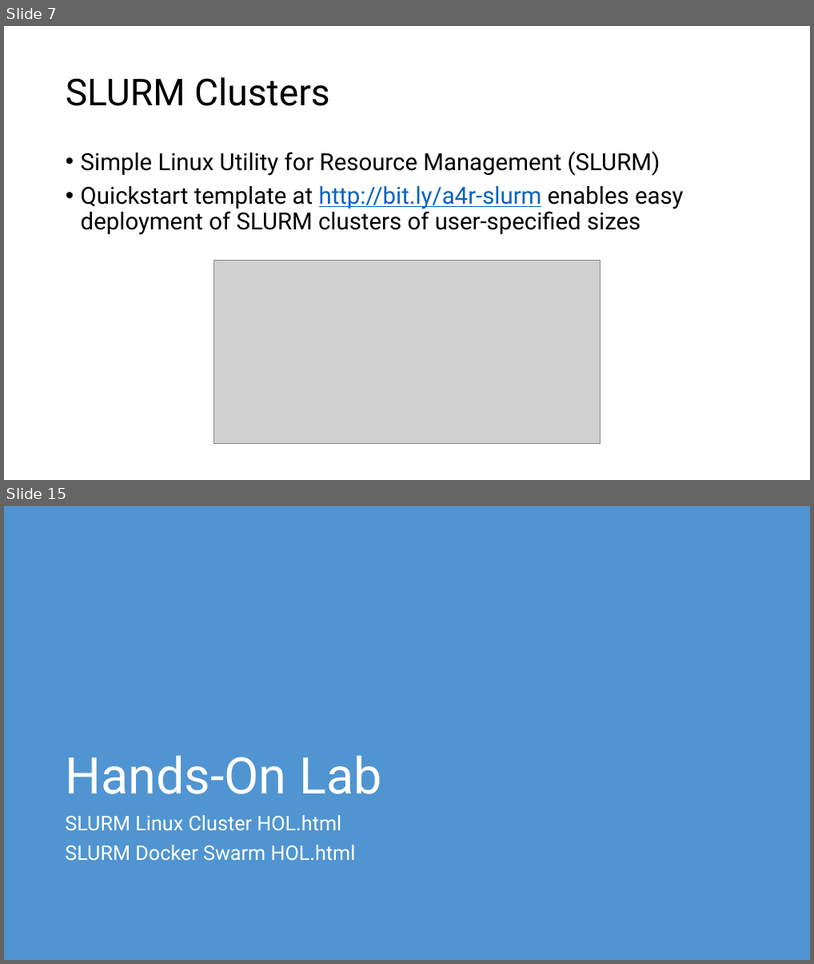
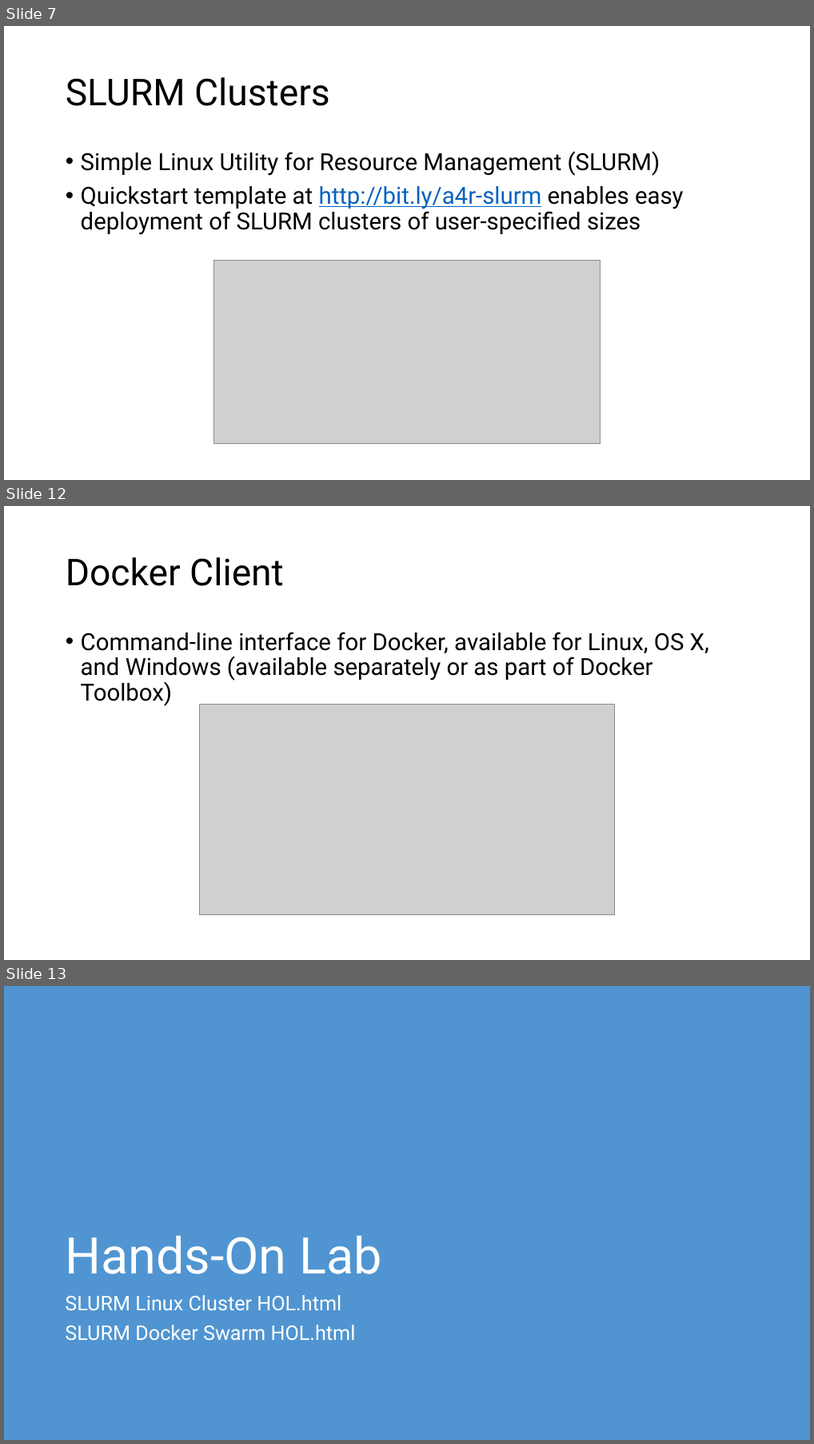
Before and after one commit to microsoft/AcademicContent, a slide deck: Workshop/6. HPC/HPC and Azure Container Service.pptx. Shown one above the other, each under a label of ours: slides 7 and 15 before the commit, slides 7, 12 and 13 after it; the slides between them are not shown. The pictures are 814x964 and 814x1444 pixels, drawn with LibreOffice and Linux fonts; fonts in the diff are those of the drawing; grey boxes stand for pictures. Boxes give left, top, right and bottom in pixels: in the first picture for what was removed or moved away, otherwise in the second. Text is boxed around its words. In the diff, an @@ line names an element or a change of style, - is before the commit and + after.

```diff
--- a/Workshop/6. HPC/HPC and Azure Container Service.pptx
+++ b/Workshop/6. HPC/HPC and Azure Container Service.pptx
@@ slide 12 added at (4,506,810,960), background #FFFFFF @@
@@ title added at (66,557,284,586), 44 pt, text #000000 @@
+Docker Client
@@ text added at (81,632,710,706), 28 pt, text #000000 @@
+• Command-line interface for Docker, available for Linux, OS X, and Windows (available separately or as part of Docker Toolbox)
@@ picture added at (199,704,614,915) @@
@@ what was slide 15 is now slide 13 @@
```
Also in this commit, not shown: 2 slides changed, 3 other slides added, 6 slides removed.
